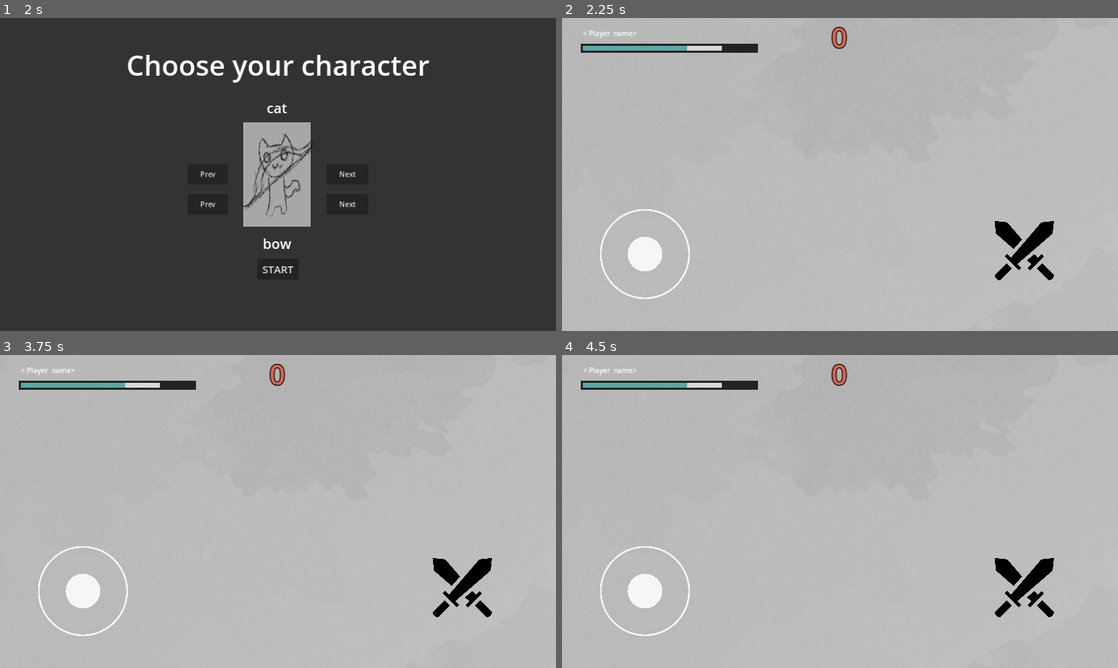
Above: before the commit, frames 1-4 (two rows, left to right).
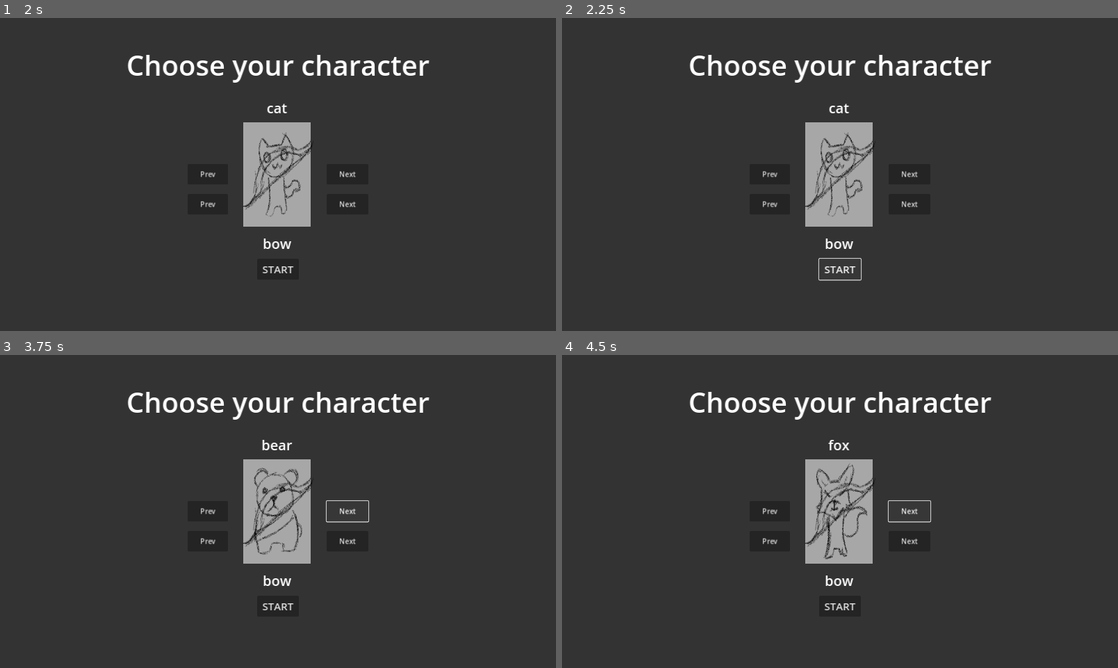
Above: after the commit, the same moments.

Repository: Vented5/DungeonHunters
Game: Godot game, scene res://title_screen/title_screen.tscn
The game is run twice, just before and just after one commit, with the same random seed, the same clock (stepped at 60 frames per second) and the same inputs.
Inputs (mouse positions are in pixels of both pictures, inside the frame that each line leads up to):
- Up to frame 1 (2 s): click (250, 187) at 0.52 s; type "12" at 0.6 s; click "Join" at 1.25 s
- Up to frame 2 (2.25 s): click "START" at 2 s
- Up to frame 3 (3.75 s): click (278, 605) at 2.75 s, where only the run after the commit has a clickable "START"; click (344, 511) at 3.5 s, where only the run after the commit has a clickable "Next"
- Up to frame 4 (4.5 s): click (906, 511) at 4.25 s, where only the run after the commit has a clickable "Next"

Frame 1 is identical in both runs. In frame 2, 96% of the frame differs, in the area x 0-100%, y 0-100%; in frame 3, 96%; in frame 4, 96%.

Commit message:
feat(multiplayer): Scene flow modified, connection logic call moved to the title screen, player ready signal moved to the character selection screen, player spawn and camera working, syncronization fixed, slime spawn sync in progress.

Diff:
--- a/character_selection_screen.gd
+++ b/character_selection_screen.gd
@@ -8,11 +8,6 @@
 var w_selected = 1
 
 func _ready():
-	if Global.game_mode == "Host":
-		Multiplayer.create_server()
-	elif Global.game_mode == "Client":
-		Multiplayer.create_client()
-
 	load_c_texture()
 	load_w_texture()
 
@@ -43,7 +38,8 @@
 func _on_start_pressed() -> void:
 	Global.character_texture_path=(c_folder + characters[c_selected] + ".png")
 	Global.weapon_scene_path=(w_folder + weapons[w_selected] + ".tscn")
-	get_tree().change_scene_to_file("res://main.tscn")
+	Multiplayer.player_loaded.rpc_id(1)
+	#get_tree().change_scene_to_file("res://main.tscn")
 
 
 func _on_next_weapon_pressed() -> void:
--- a/main.gd
+++ b/main.gd
@@ -4,9 +4,10 @@
 @export var slime_scene: PackedScene
 var player_scene = load("res://player/player.tscn")
 var player
+var slime_count = 0
 
 func _ready():
-	Multiplayer.player_loaded.rpc_id(1)
+	game_start()
 	#$HUD/HealthBar.init_health($Player.health)
 
 	player = get_node("./" + str(Multiplayer.player))
@@ -35,7 +36,10 @@
 	var player_instance = player_scene.instantiate()
 	player_instance.name = str(peer_id)
 	player_instance.position = Vector2.ZERO
+	if multiplayer.get_unique_id() == peer_id:
+		player_instance.add_child(Camera2D.new())
 	add_child(player_instance)
+	$HUD/Label.text = str(multiplayer.get_unique_id())
 	rpc_id(peer_id, "initialize_player", player_instance.position, "reliable")
 	print(Global.game_mode, "Jugador ", peer_id,  " spawned at: ", player_instance. position)
 
@@ -45,13 +49,22 @@
 	player_instance.position = start_position
 	add_child(player_instance)
 
+@rpc("authority")
 func _on_slime_timer_timeout():
-	var slime = slime_scene.instantiate()
 	var mob_spawn = $Mob_spawn_path/Mob_spawn_location
 	mob_spawn.progress_ratio = randf_range(0.0, 1.0)
-	slime.position = mob_spawn.position
+	var pos = mob_spawn.position
+	rpc("_spawn_slime", pos)
+
+@rpc("any_peer", "reliable")
+func _spawn_slime(pos):
+	var slime = slime_scene.instantiate()
+	slime.set_position(pos)
 	add_child(slime)
-	slime.connect("slime_died", _on_slime_died, 0)
+	#slime.connect("slime_died", _on_slime_died, 0)
+	slime_count += 1
+	print(Global.game_mode, " slime spowned, at: ", pos, " slime count: ", slime_count)
+
 
 func _on_slime_died():
 	score += 100
--- a/main.tscn
+++ b/main.tscn
@@ -46,6 +46,7 @@
 position = Vector2(640, 360)
 
 [node name="Slime_timer" type="Timer" parent="."]
+wait_time = 2.0
 
 [node name="HUD" type="CanvasLayer" parent="."]
 
--- a/multiplayer.gd
+++ b/multiplayer.gd
@@ -50,17 +50,20 @@
 
 # When the server decides to start the game from a UI scene,
 # do Lobby.load_game.rpc(filepath)
-@rpc("call_local", "reliable")
+@rpc("reliable")
 func load_game(game_scene_path):
-	get_tree().change_scene_to_file("res://main.tscn")
+	get_tree().change_scene_to_file(game_scene_path)
+	rpc("load_game", game_scene_path)
 
+@rpc("any_peer", "call_local", "reliable")
 func player_loaded():
 	if multiplayer.is_server():
 		players_loaded += 1
+		print(Global.game_mode, " - loaded: ", players_loaded)
 		if players_loaded == players.size():
-			$".".game_start()
+			load_game("res://main.tscn")
 			players_loaded = 0
-	print(Global.game_mode, " - loaded: ", players_loaded)
+
 
 func _on_player_disconnected(id):
 	players.erase(id)
--- a/slime/slime.gd
+++ b/slime/slime.gd
@@ -8,30 +8,32 @@
 @onready var healthbar = $HealthBar
 @onready var player = get_parent().get_node("Player")
 
+@rpc("authority")
 func _ready():
 	health = 2
 	healthbar.init_health(health)
 	$AnimatedSprite2D.play("move")
 	direction = randf()
 
-
+@rpc("authority")
 func _process(delta):
 	rpc("move")
 	if player:
 		direction = get_angle_to(player.position)
 
-@rpc
+@rpc("call_remote")
 func move():
+	velocity = Vector2(speed, 0.0).rotated(direction)
+	#move_and_slide()
 
-
-	velocity = Vector2(speed, 0.0).rotated(direction)
-	move_and_slide()
-
+@rpc("authority")
 func _on_area_2d_body_entered(body: Node2D):
 	# ------ Movi todo a un area2d -----------------
 	# No funciona si el arma es un objeto, por alguna razon este se queda tiezo en el mapa
 	pass
 
+
+@rpc("authority")
 func _on_area_2d_area_entered(area: Area2D) -> void:
 
 	print("¡Eeeee, contacto!")
@@ -42,6 +44,8 @@
 	await get_tree().create_timer(0.0).timeout
 	health -= 1  # Elimina el enemigo
 
+
+@rpc("authority")
 func _set_health(value):
 	#self._set_health(value)
 	health = value
--- a/slime/slime.tscn
+++ b/slime/slime.tscn
@@ -53,11 +53,6 @@
 [sub_resource type="RectangleShape2D" id="RectangleShape2D_xiy3v"]
 size = Vector2(13.8318, 14.7751)
 
-[sub_resource type="SceneReplicationConfig" id="SceneReplicationConfig_61y85"]
-properties/0/path = NodePath(".:position")
-properties/0/spawn = true
-properties/0/replication_mode = 1
-
 [node name="Slime" type="CharacterBody2D"]
 collision_layer = 2
 collision_mask = 2
@@ -96,8 +91,5 @@
 shape = SubResource("RectangleShape2D_xiy3v")
 debug_color = Color(0.983669, 0, 0.350869, 0.42)
 
-[node name="MultiplayerSynchronizer" type="MultiplayerSynchronizer" parent="."]
-replication_config = SubResource("SceneReplicationConfig_61y85")
-
 [connection signal="area_entered" from="Area2D" to="." method="_on_area_2d_area_entered"]
 [connection signal="body_entered" from="Area2D" to="." method="_on_area_2d_body_entered"]
--- a/title_screen/title_screen.gd
+++ b/title_screen/title_screen.gd
@@ -14,9 +14,12 @@
 	#print("Scen changed to main")
 
 func _on_host_pressed() -> void:
+	Multiplayer.create_server()
 	get_tree().change_scene_to_file("res://character_selection_screen.tscn")
 	Global.game_mode = "Host" # Host
 
+
 func _on_join_pressed():
+	Multiplayer.create_client()
 	get_tree().change_scene_to_file("res://character_selection_screen.tscn")
 	Global.game_mode = "Client" # Join
Not shown: 1 places in slime/slime.tscn that only renumber resources
